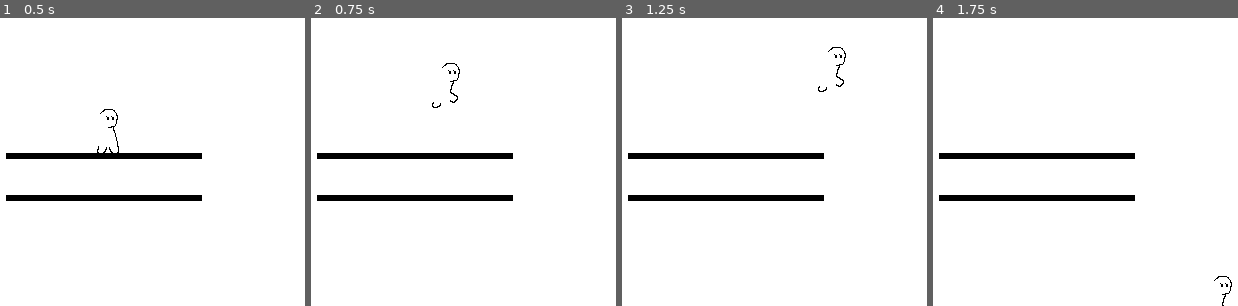
Above: before the commit, frames 1-4 (left to right).
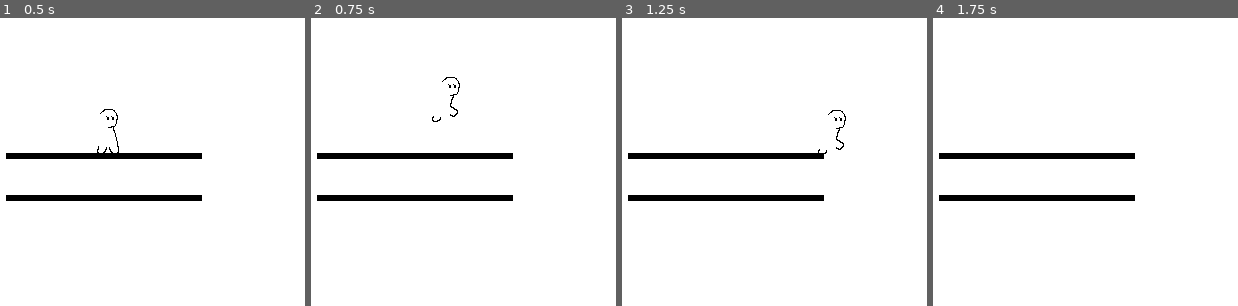
Above: after the commit, the same moments.

Repository: gracedes/card-platformer
Game: Godot game, scene res://scenes/test.tscn
Two runs of this game, one before a commit and one after it. Both use one fixed random seed, a clock stepped at 60 frames per second and the inputs below.
Inputs:
- Up to frame 1 (0.5 s): no input
- Up to frame 2 (0.75 s): tap Enter at 0.5 s; hold D (right) from 0.53 s (still down); tap Space (jump) at 0.6 s
- Up to frame 3 (1.25 s): keep holding D (right); tap Space (jump) at 0.77, 1.07 s
- Up to frame 4 (1.75 s): keep holding D (right); tap Space (jump) at 1.35, 1.52 s

Frame 1 is identical in both runs. In frame 2, 0.3% of the frame differs, in the area x 39-49%, y 15-37%; in frame 3, 0.3%; in frame 4, less than 0.1%.

Commit message:
animated jump

Diff:
--- a/assets/scripts/player/playerMovement.gd
+++ b/assets/scripts/player/playerMovement.gd
@@ -3,7 +3,7 @@
 @onready var _animated_sprite = $AnimatedSprite2D
 
 @export var SPEED = 150.0
-@export var JUMP_VELOCITY = -400.0
+@export var JUMP_VELOCITY = -300.0
 
 # Get the gravity from the project settings to be synced with RigidBody nodes.
 var gravity = ProjectSettings.get_setting("physics/2d/default_gravity")
--- a/scenes/test.tscn
+++ b/scenes/test.tscn
@@ -63,7 +63,7 @@
 "
 
 [sub_resource type="RectangleShape2D" id="RectangleShape2D_ywt8t"]
-size = Vector2(15.1316, 29.6053)
+size = Vector2(13.8158, 28.9474)
 
 [sub_resource type="RectangleShape2D" id="RectangleShape2D_dgns8"]
 size = Vector2(20, 21.1494)
@@ -75,11 +75,12 @@
 
 [node name="AnimatedSprite2D" type="AnimatedSprite2D" parent="CharacterBody2D"]
 sprite_frames = SubResource("SpriteFrames_2ye3r")
-animation = &"jump"
+animation = &"neutral"
+frame_progress = 0.372604
 script = SubResource("GDScript_qy8ea")
 
 [node name="CollisionShape2D" type="CollisionShape2D" parent="CharacterBody2D"]
-position = Vector2(4.5, -0.499999)
+position = Vector2(4.5, 1.50204e-05)
 scale = Vector2(1.52, 1.52)
 shape = SubResource("RectangleShape2D_ywt8t")
 
